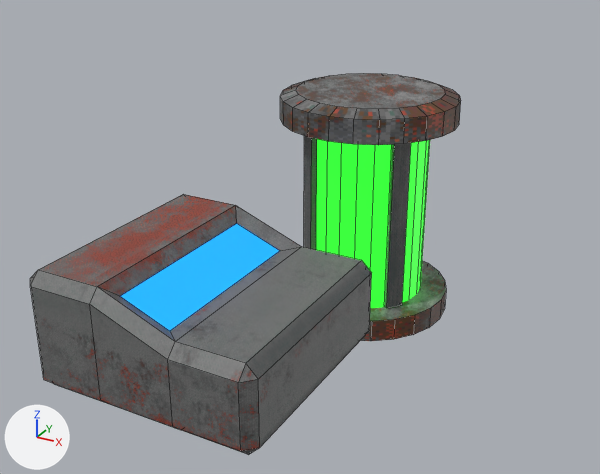
An edit to the Blender file models/blend/Datablock.blend, drawn before and after from the same camera.
One viewpoint serves both versions: a camera (50 mm lens) standing at (3.48, -4.85, 3.34) and looking at (-0.98, 3.27, -0.72). The axes (+X, +Y, +Z) are drawn at lower left. The lights are the same throughout. The picture after the commit comes second. Mesh edges are drawn as thin lines.
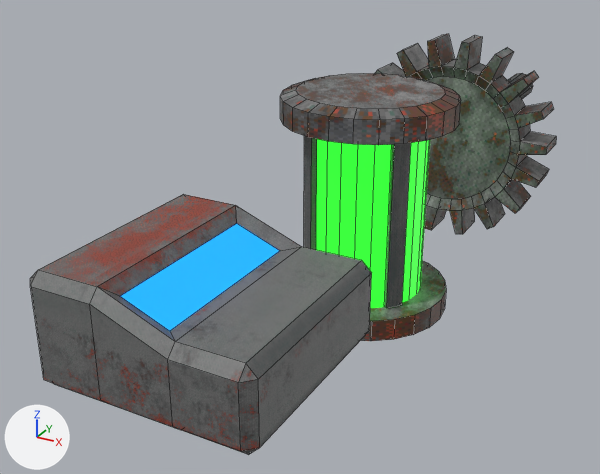
What differs and where, as boxes [x1, y1, x2, y2] in the pictures (600 x 474 px):
```json
{"object": "Gear", "change": "added", "after": [375, 34, 556, 234]}
```

The change, as JSON lines over the scene's bpy script:
```json
{"op": "add", "block": "me_cylinder_001", "code": ["me_cylinder_001 = bpy.data.meshes.new('Cylinder.001')", "me_cylinder_001.from_pydata(...)  # 240 vertices, 196 faces; spans x -1.35..1.35, y -1.34..1.34, z -3.45..0.27", "me_cylinder_001.materials.append(mat_material)  # picture img_supertex_png"]}
{"op": "add", "block": "ob_gear", "code": ["ob_gear = bpy.data.objects.new('Gear', me_cylinder_001)", "ob_gear.location = (-0.02, 5.88, 0.0)", "ob_gear.rotation_euler = (1.571, 0.0, 0.0)  # degrees (90, 0, 0)"]}
```
